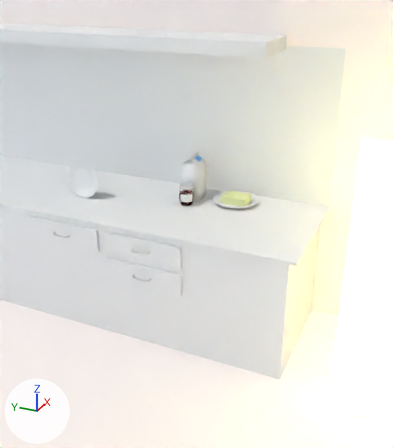
Renders of the Blender file 04-Shots/el-shot5.blend from each side of a commit.
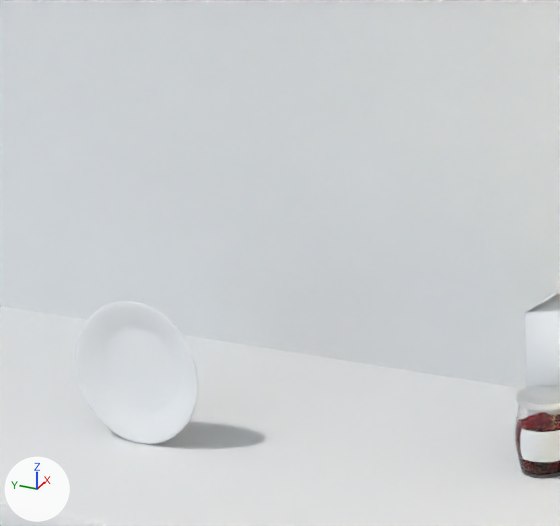
Each version is shown from a 50 mm camera at (2.0, -14.14, 10.82) aimed at (16.97, -7.4, 3.34), then close up on the part from 12% to 49% of the width and 19% to 49% of the height. Every picture has the same lights, and +X, +Y and +Z are marked at lower left.

Names of what the first close-up shows: 'Marmelade', 'Teller', 'milchpackung', 'szene1.000'.
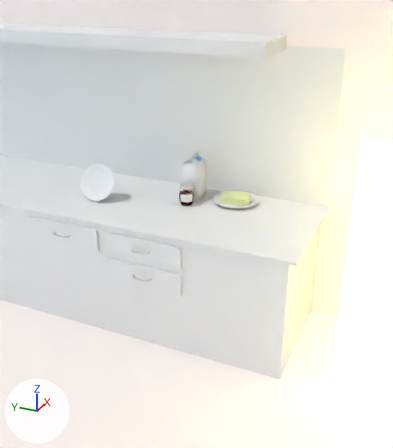
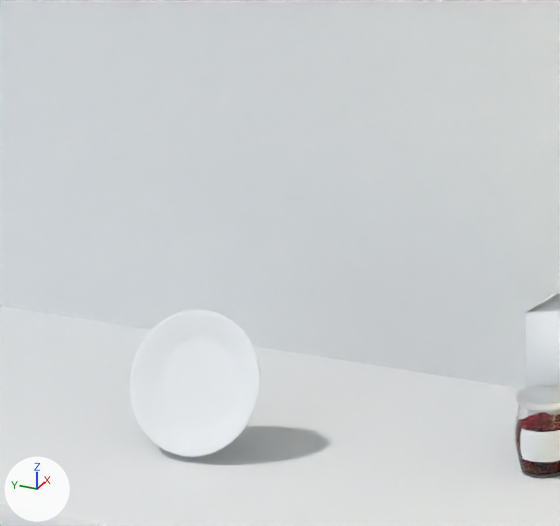
Commit message: Shot5 Final

Scene script edits in JSON lines:
```json
{"op": "set", "path": "ob_teller.location", "old": "(16.151, -3.669, 4.644)", "new": "(16.151, -4.245, 4.604)"}
{"op": "set", "path": "ob_teller.rotation_euler", "old": "(0.0, -1.488, 0.0)", "new": "(0.323, -1.102, -0.307)", "note": "degrees (0, -85, 0) -> degrees (19, -63, -18)"}
```

Boxes [x1, y1, x2, y2] around the edits, measured in the close-ups (560 x 526 px):
```json
{"object": "Teller", "change": "moved, turned", "before": [76, 301, 198, 444], "after": [129, 309, 260, 457]}
```
